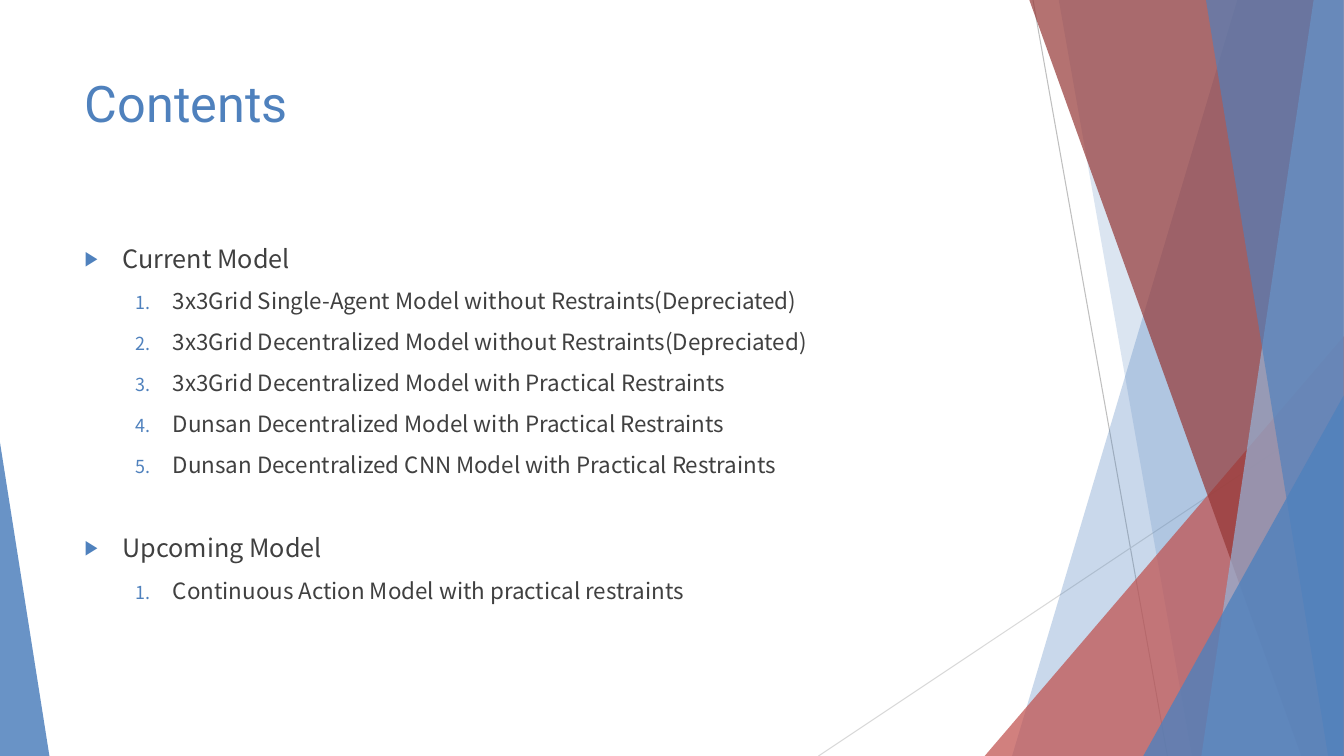
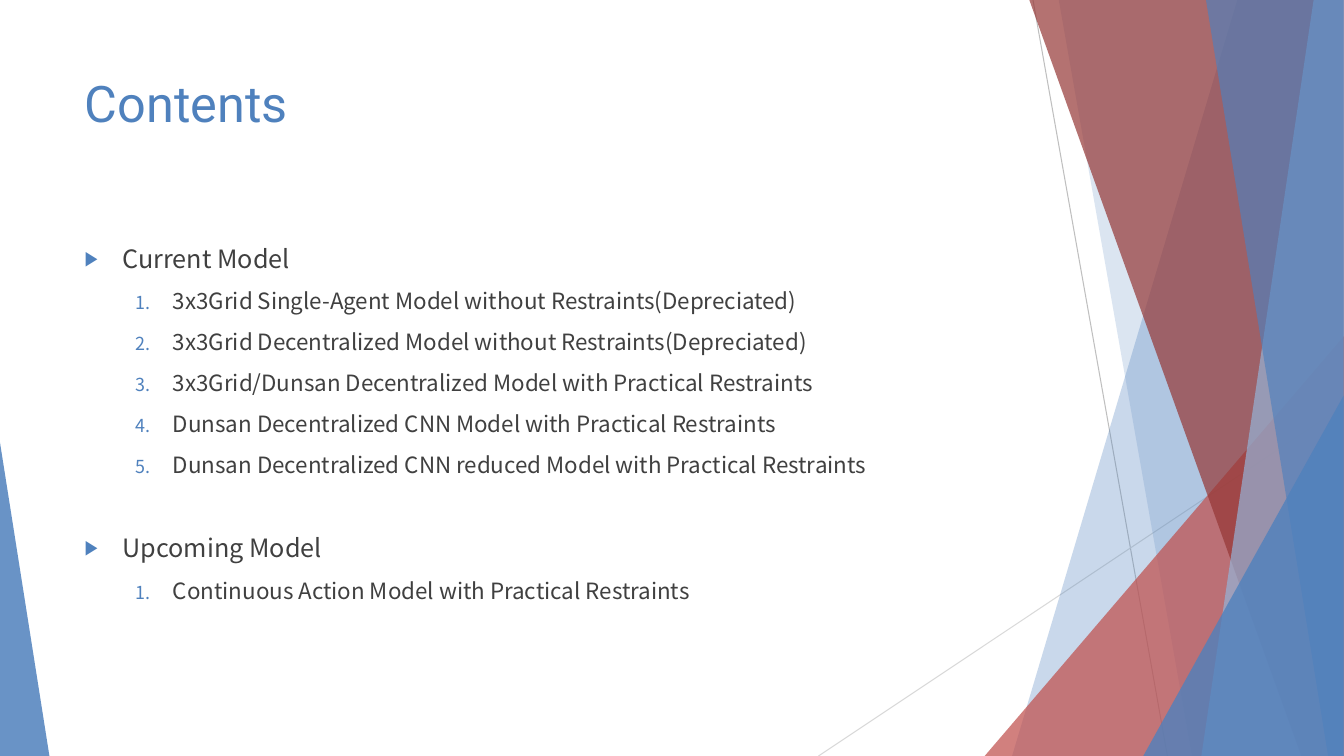
Before and after one commit to 3neutronstar/rl-constraints-traffic, a slide deck: slide 2 of Traffic Optimization Final Speech.pptx. Drawn at 1344x756 pixels with LibreOffice and Linux fonts; fonts in the diff are those of the drawing. Boxes give left, top, right and bottom in pixels: in the first picture for what was removed or moved away, otherwise in the second. Text is boxed around its words. In the diff, an @@ line names an element or a change of style, - is before the commit and + after.

```diff
--- a/Traffic Optimization Final Speech.pptx
+++ b/Traffic Optimization Final Speech.pptx
@@ text at box(173, 373, 813, 395): text changed @@
-  3. 3x3Grid Decentralized Model with Practical Restraints
-  4. Dunsan Decentralized Model with Practical Restraints
+  3. 3x3Grid/Dunsan Decentralized Model with Practical Restraints
@@ text at box(173, 455, 866, 474): paragraph added @@
+  5. Dunsan Decentralized CNN reduced Model with Practical Restraints
@@ text at box(173, 581, 690, 600): text changed @@
-  1. Continuous Action Model with practical restraints
+  1. Continuous Action Model with Practical Restraints
```
Also in this commit, not shown: 2 other slides changed, 3 slides added, 5 other files.
